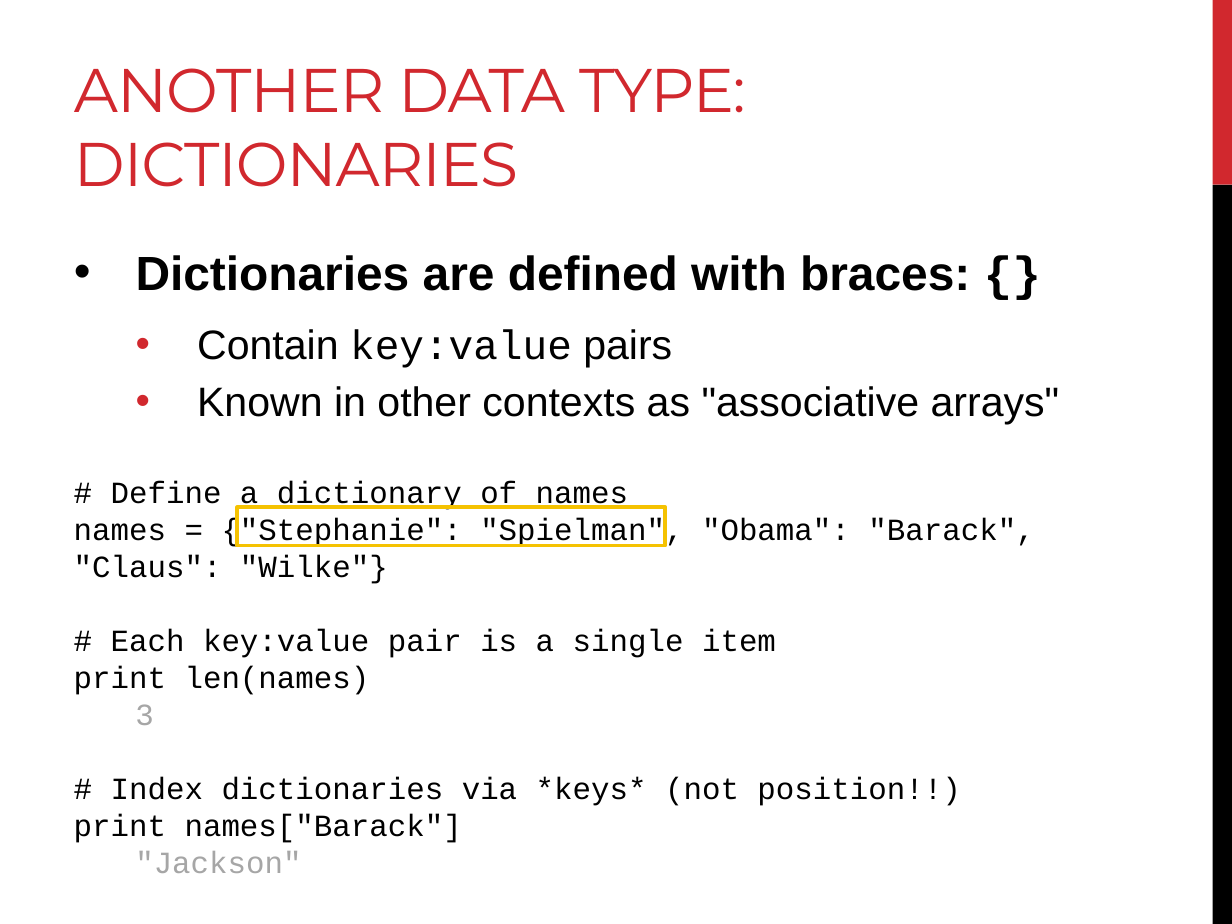
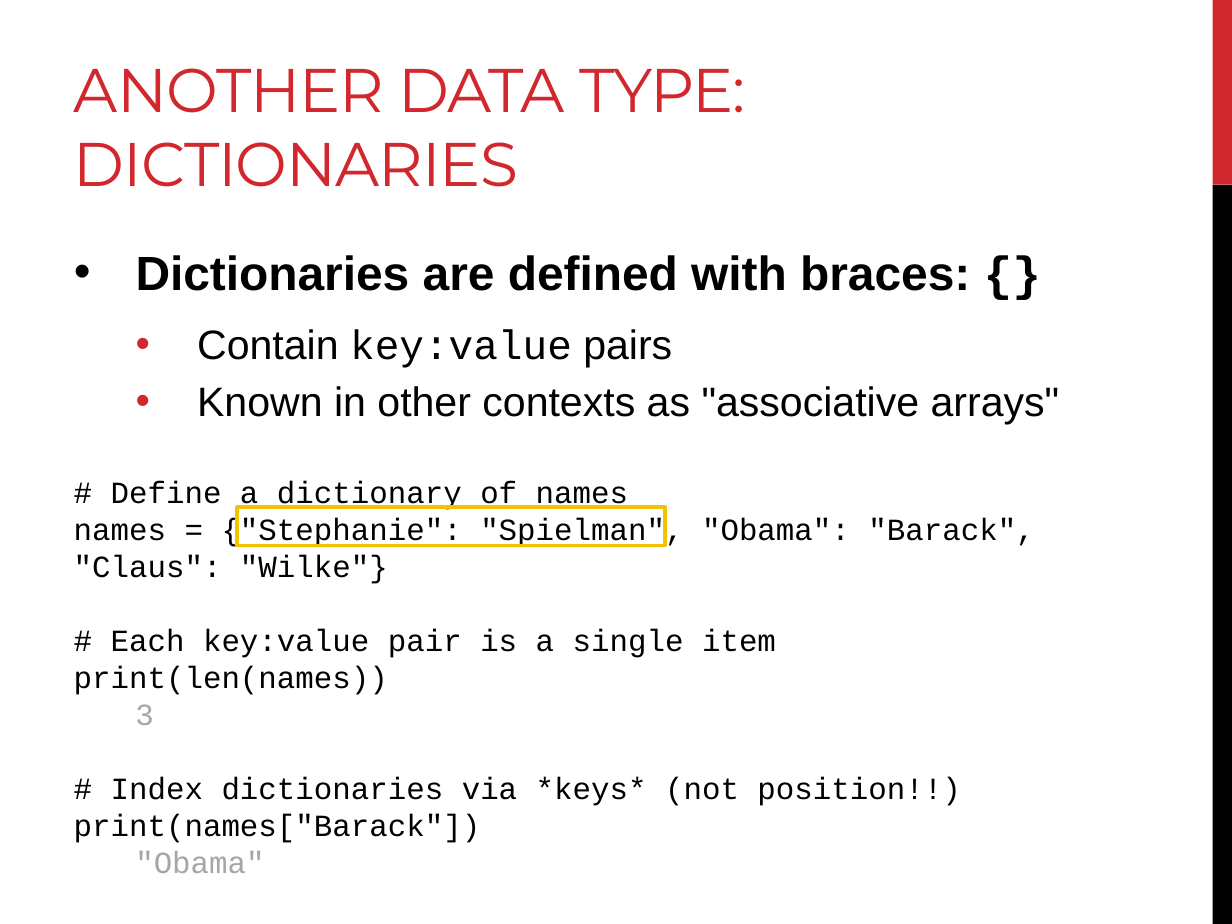
Before and after one commit to sjspielman/bdib2016_python, a slide deck: slide 15 of files/day2_materials/slides_day2.pptx (slide 21 before the commit). Drawn at 1232x924 pixels with LibreOffice and Linux fonts; fonts in the diff are those of the drawing. Boxes give left, top, right and bottom in pixels: in the first picture for what was removed or moved away, otherwise in the second. Text is boxed around its words. In the diff, an @@ line names an element or a change of style, - is before the commit and + after.

```diff
--- a/files/day2_materials/slides_day2.pptx
+++ b/files/day2_materials/slides_day2.pptx
@@ text at (x1=74, y1=666, x2=388, y2=695): text changed @@
-print len(names)
+print(len(names))
@@ text at (x1=74, y1=814, x2=481, y2=873): text changed @@
-print names["Barack"]
-"Jackson"
+print(names["Barack"])
+"Obama"
```
Also in this commit, not shown: 12 other slides changed, 1 slide added, 10 slides removed, 1 other file.
